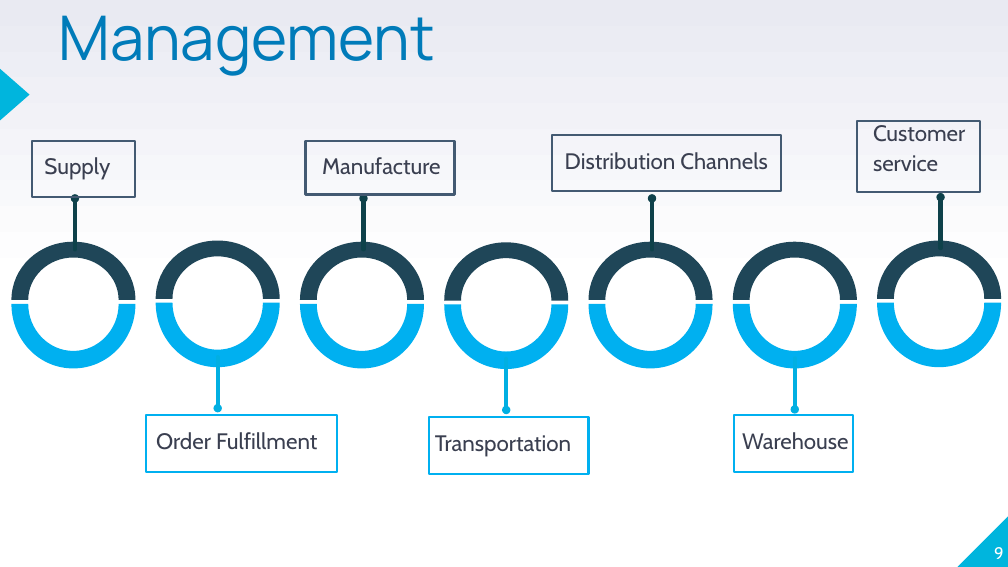
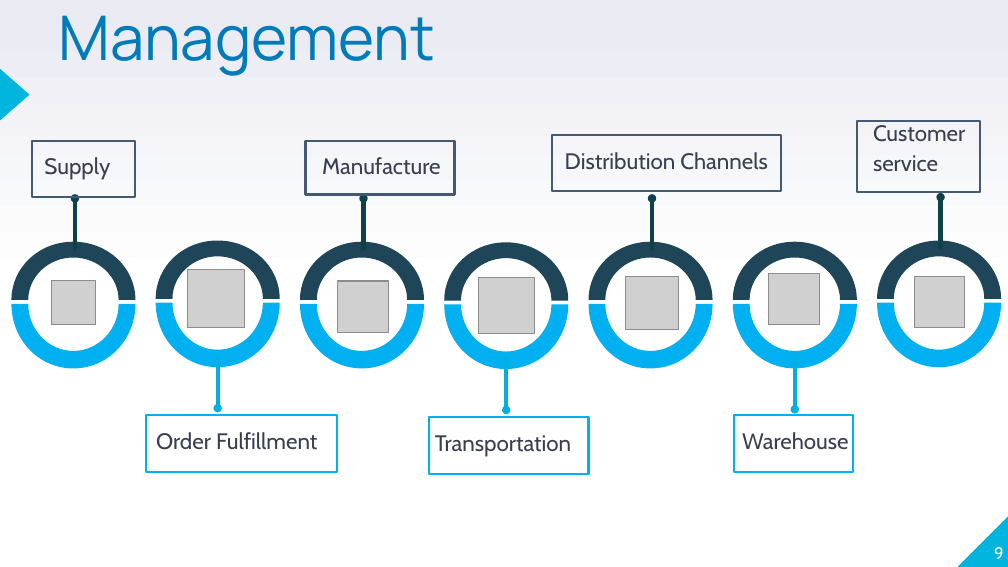
Before and after one commit to stefanofiorenza/KNITS, a slide deck: slide 9 of Presentations/Logistics/KNITS-SCM-Services.pptx. Drawn at 1008x567 pixels with LibreOffice and Linux fonts; fonts in the diff are those of the drawing; grey boxes stand for pictures; background and template pictures are left out. Boxes give left, top, right and bottom in pixels: in the first picture for what was removed or moved away, otherwise in the second. Text is boxed around its words. In the diff, an @@ line names an element or a change of style, - is before the commit and + after.

```diff
--- a/Presentations/Logistics/KNITS-SCM-Services.pptx
+++ b/Presentations/Logistics/KNITS-SCM-Services.pptx
@@ picture added at (x1=51, y1=281, x2=96, y2=326) @@
@@ picture added at (x1=187, y1=270, x2=245, y2=328) @@
@@ picture added at (x1=338, y1=281, x2=389, y2=333) @@
@@ picture added at (x1=478, y1=278, x2=534, y2=335) @@
@@ picture added at (x1=625, y1=277, x2=678, y2=331) @@
@@ picture added at (x1=768, y1=273, x2=820, y2=325) @@
@@ picture added at (x1=914, y1=277, x2=965, y2=328) @@
```
Also in this commit, not shown: 5 other slides changed, 9 other files.
